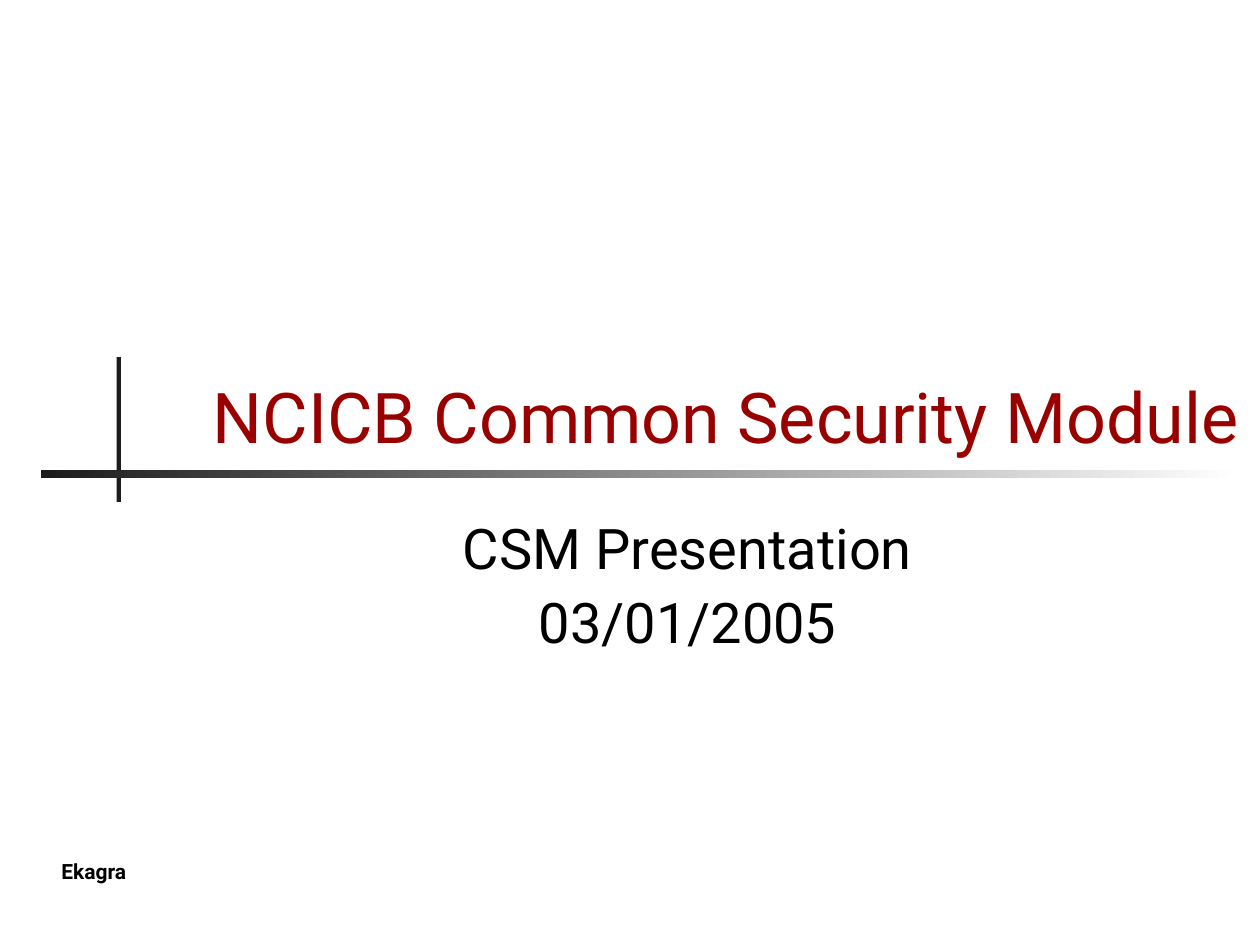
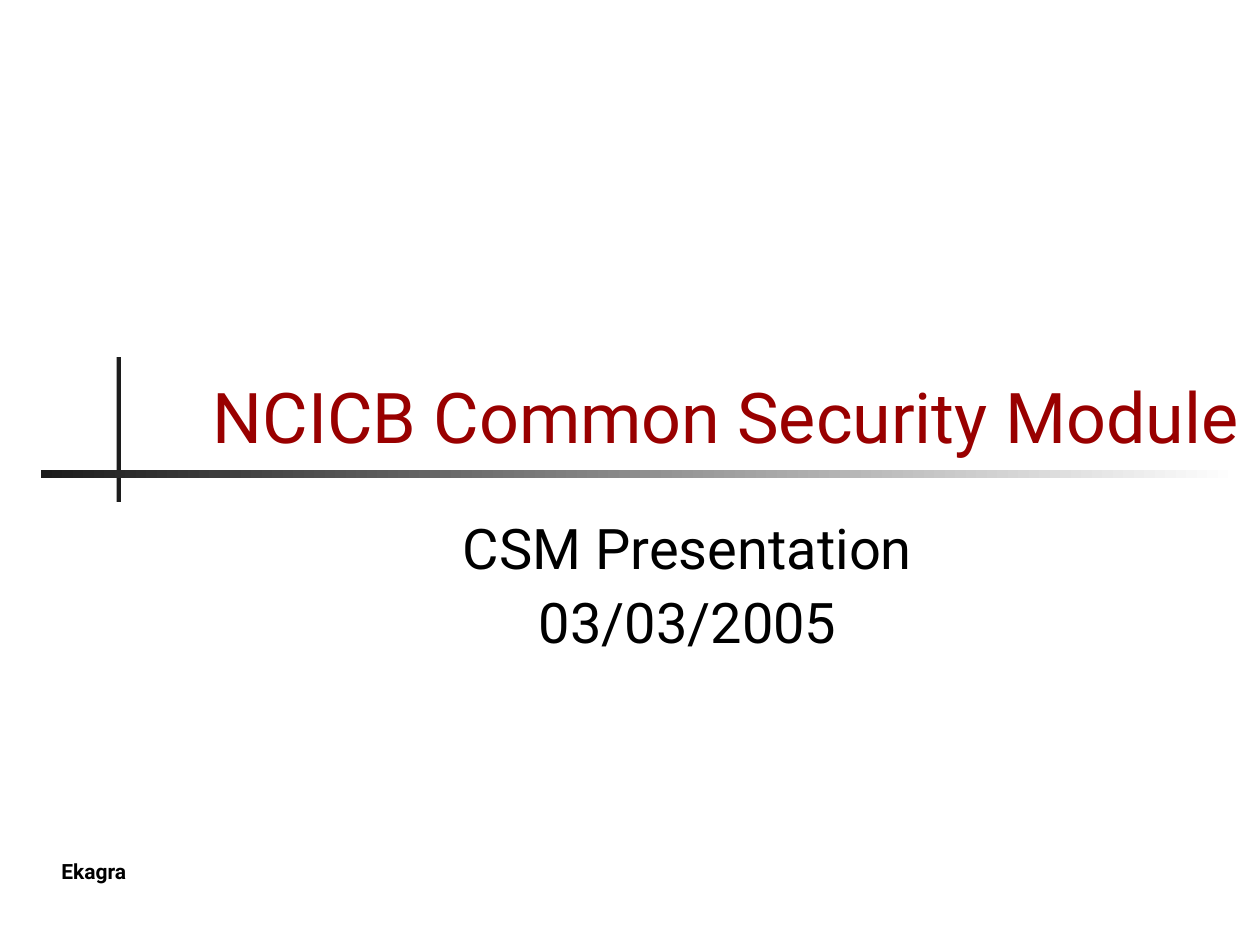
Before and after one commit to CBIIT/common-security-module-docs, a slide deck: slide 1 of CSM_Presentation.ppt. Drawn at 1260x945 pixels with LibreOffice and Linux fonts; fonts in the diff are those of the drawing; background and template pictures are left out. Boxes give left, top, right and bottom in pixels: in the first picture for what was removed or moved away, otherwise in the second. Text is boxed around its words. In the diff, an @@ line names an element or a change of style, - is before the commit and + after.

```diff
--- a/CSM_Presentation.ppt
+++ b/CSM_Presentation.ppt
@@ subtitle at box(539, 602, 837, 647): text changed @@
-03/01/2005
+03/03/2005
```
Also in this commit, not shown: 19 other slides changed, 3 slides added.
